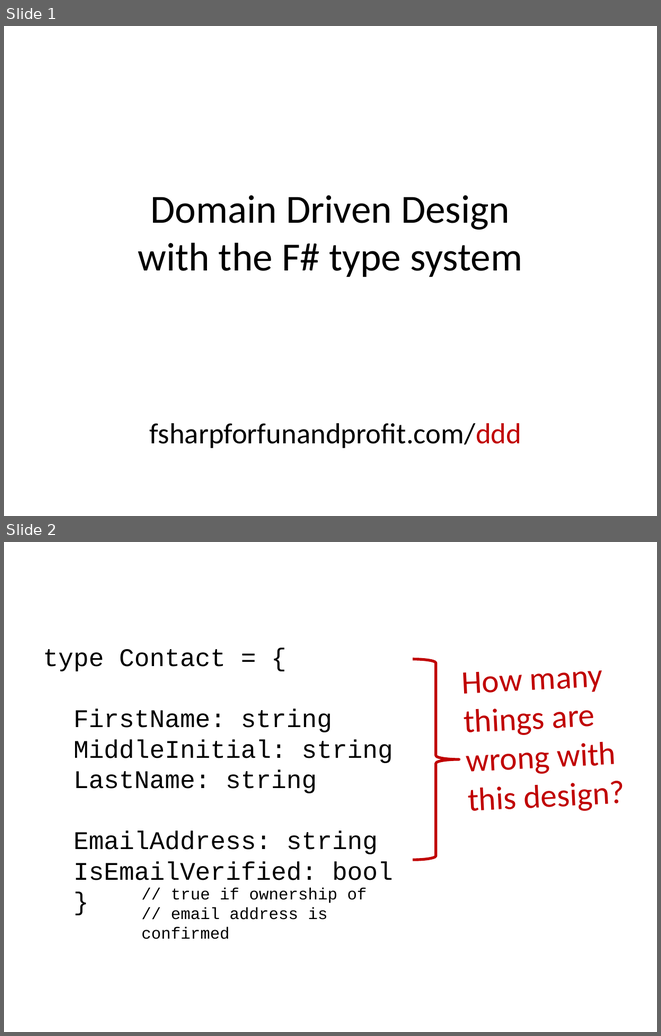
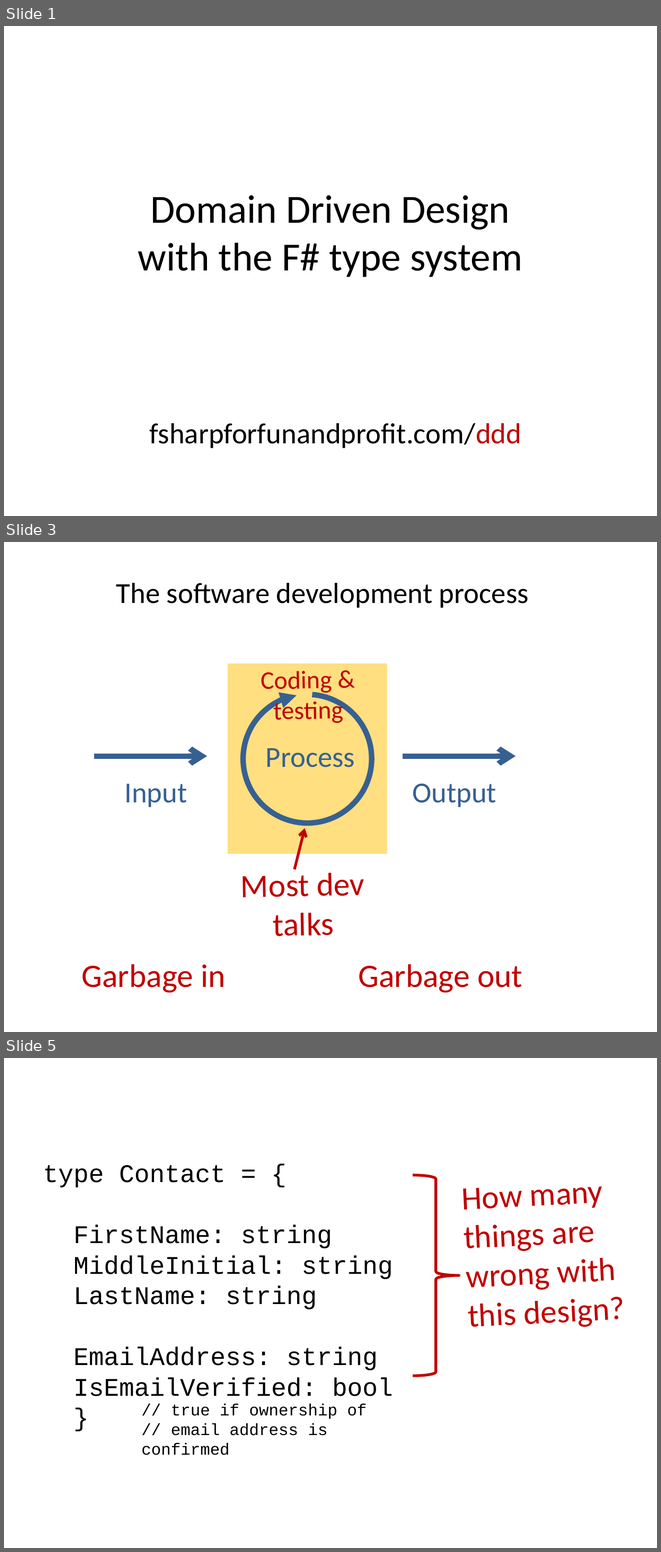
Before and after one commit to swlaschin/DomainModellingInFsharp, a slide deck: slides/3-ProgFsharp-DDD.pptx. Shown one above the other, each under a label of ours: slides 1 and 2 before the commit, slides 1, 3 and 5 after it; the slides between them are not shown. The pictures are 661x1036 and 661x1552 pixels, drawn with LibreOffice and Linux fonts; fonts in the diff are those of the drawing. Boxes give left, top, right and bottom in pixels: in the first picture for what was removed or moved away, otherwise in the second. Text is boxed around its words. In the diff, an @@ line names an element or a change of style, - is before the commit and + after.

```diff
--- a/slides/3-ProgFsharp-DDD.pptx
+++ b/slides/3-ProgFsharp-DDD.pptx
@@ slide 3 added at (4, 542, 657, 1032), background #FFFFFF @@
@@ text added at (116, 583, 529, 608), 32 pt, text #000000 @@
+The software development process
@@ rectangle added at (228, 663, 387, 854), fill #FFC000 at 50% opacity @@
@@ text added at (261, 671, 343, 723), 28 pt, text #C00000 @@
+Coding & testing
@@ arc (boxed as its full ellipse) added at (243, 694, 372, 823), outline #376092 6 pt @@
@@ text added at (266, 748, 355, 767), 32 pt, text #376092 @@
+Process
@@ arrow added from (94, 756) to (207, 756), #376092 6 pt @@
@@ arrow added from (403, 756) to (515, 756), #376092 6 pt @@
@@ text added at (124, 784, 187, 807), 32 pt, text #376092 @@
+Input
@@ text added at (412, 783, 496, 807), 32 pt, text #376092 @@
+Output
@@ arrow added from (294, 869) to (305, 828), #C00000 3 pt @@
@@ text added at (241, 869, 364, 936), 36 pt, text #C00000 @@
+Most dev talks
@@ text added at (82, 964, 522, 992), 36 pt, text #C00000 @@
+Garbage in Garbage out
@@ what was slide 2 is now slide 5 @@
```
Also in this commit, not shown: 1 slide changed, 23 other slides added.
